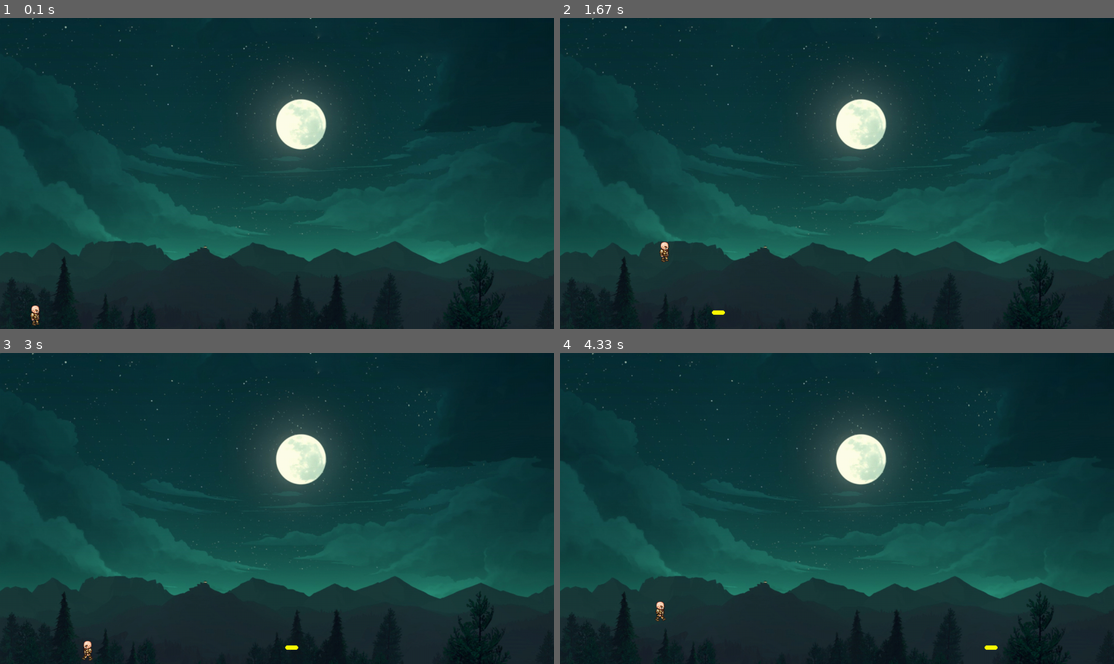
Above: before the commit, frames 1-4 (two rows, left to right).
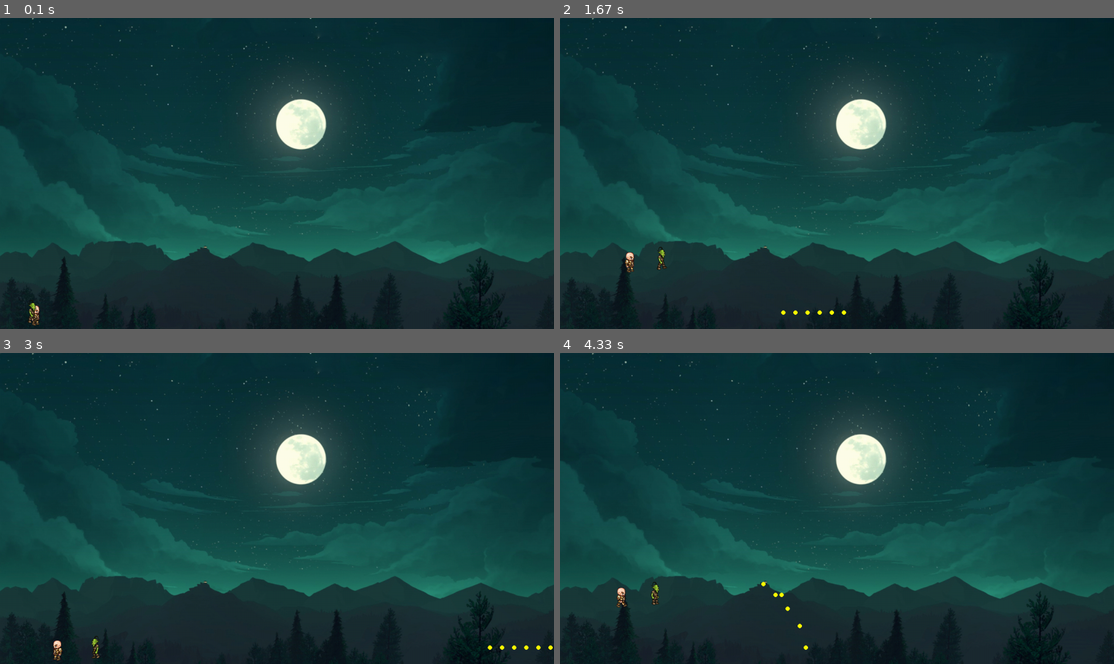
Above: after the commit, the same moments.

Repository: Ace5584/DragonBall-Combat-Game
Game: pygame game, started from Pygame/L1/main.py
The game is run twice, just before and just after one commit, with the same random seed, the same clock (stepped at 60 frames per second) and the same inputs.
Inputs:
- Up to frame 1 (0.1 s): no input
- Up to frame 2 (1.67 s): hold Q 0.33-0.8 s; hold Right 0.33-0.8 s; hold Right 0.83-1.3 s; hold D 0.83-1.3 s; hold Up 1.33-1.63 s; hold W 1.33-1.63 s
- Up to frame 3 (3 s): hold Right 1.67-2.13 s; hold D 1.67-2.13 s; tap Keypad Enter at 1.82 s; hold Left 2.17-2.7 s; hold A 2.17-2.7 s; hold Left from 2.73 s (still down); hold A from 2.73 s (still down)
- Up to frame 4 (4.33 s): release Left at 3.13 s; release A at 3.13 s; hold Q 3.17-3.53 s; hold Up 3.17-3.53 s; hold W 3.17-3.53 s; tap Keypad Enter at 3.32 s; hold Up 3.57-3.93 s; hold W 3.57-3.93 s; hold Right from 3.97 s (still down); hold D from 3.97 s (still down)

The runs differ from the first frame. In frame 1, less than 0.1% of the frame differs, in the area x 5-7%, y 91-99%; in frame 2, 0.3%; in frame 3, 0.3%; in frame 4, 0.3%, in the area x 10-79%, y 73-96%.

Commit message:
Two characters shows up on screen with flickering bug unsolved

Diff:
--- a/Pygame/L1/main.py
+++ b/Pygame/L1/main.py
@@ -9,17 +9,25 @@
 window = pygame.display.set_mode((screen_x, screen_y))
 pygame.display.set_caption("My Game")
 
-run = True
-
 walkRight = [pygame.image.load('R1.png'), pygame.image.load('R2.png'), pygame.image.load('R3.png'),
              pygame.image.load('R4.png'), pygame.image.load('R5.png'), pygame.image.load('R6.png'),
              pygame.image.load('R7.png'), pygame.image.load('R8.png'), pygame.image.load('R9.png'), ]
 walkLeft = [pygame.image.load('L1.png'), pygame.image.load('L2.png'), pygame.image.load('L3.png'),
             pygame.image.load('L4.png'), pygame.image.load('L5.png'), pygame.image.load('L6.png'),
             pygame.image.load('L7.png'), pygame.image.load('L8.png'), pygame.image.load('L9.png')]
-for x in range(3):
+c2_walkLeft = [pygame.image.load('L1E.png'), pygame.image.load('L2E.png'), pygame.image.load('L3E.png'),
+            pygame.image.load('L4E.png'), pygame.image.load('L5E.png'), pygame.image.load('L6E.png'),
+            pygame.image.load('L7E.png'), pygame.image.load('L8E.png')]
+c2_walkRight = [pygame.image.load('R1E.png'), pygame.image.load('R2E.png'), pygame.image.load('R3E.png'),
+            pygame.image.load('R4E.png'), pygame.image.load('R5E.png'), pygame.image.load('R6E.png'),
+            pygame.image.load('R7E.png'), pygame.image.load('R8E.png')]
+
+for x in range(4):
     walkRight = walkRight + walkRight
     walkLeft = walkLeft + walkLeft
+    c2_walkRight = c2_walkRight + c2_walkRight
+    c2_walkLeft = c2_walkLeft + c2_walkLeft
+    print("A")
 bg = pygame.image.load('bg.jpg')
 idle = pygame.image.load('standing.png')
 
@@ -39,21 +47,37 @@
         self.jump = False
         self.jump_count = 10
 
-    def draw(self, win):
-        if walking:
-            if self.walk_count + 1 >= 216:
-                self.walk_count = 0
-            elif self.left:
-                win.blit(walkLeft[round(self.walk_count // 3)], (self.x, self.y))
-                self.walk_count += 1
-            elif self.right:
-                win.blit(walkRight[round(self.walk_count // 3)], (self.x, self.y))
-                self.walk_count += 1
-        else:
-            if self.left:
-                win.blit(walkLeft[0], (self.x, self.y))
+    def draw(self, win, character):
+        if character == 1:
+            if walking:
+                if self.walk_count + 1 >= 144:
+                    self.walk_count = 0
+                elif self.left:
+                    win.blit(walkLeft[round(self.walk_count // 3)], (self.x, self.y))
+                    self.walk_count += 1
+                elif self.right:
+                    win.blit(walkRight[round(self.walk_count // 3)], (self.x, self.y))
+                    self.walk_count += 1
             else:
-                win.blit(walkRight[0], (self.x, self.y))
+                if self.left:
+                    win.blit(walkLeft[0], (self.x, self.y))
+                else:
+                    win.blit(walkRight[0], (self.x, self.y))
+        elif character == 2:
+            if walking:
+                if self.walk_count + 1 >= 128:
+                    self.walk_count = 0
+                elif self.left:
+                    win.blit(c2_walkLeft[round(self.walk_count // 3)], (self.x, self.y))
+                    self.walk_count += 1
+                elif self.right:
+                    win.blit(c2_walkRight[round(self.walk_count // 3)], (self.x, self.y))
+                    self.walk_count += 1
+            else:
+                if self.left:
+                    win.blit(c2_walkLeft[0], (self.x, self.y))
+                else:
+                    win.blit(c2_walkRight[0], (self.x, self.y))
 
 
 class projectile():
@@ -66,69 +90,89 @@
     def shoot_bullet(self, win):
         pygame.draw.circle(win, (255, 255, 0), (self.x, self.y), 5)
 
+def movement(player, wasd):
+    global bullets
+    global bullet_count
+    global walking
+    global shooting_direction
+    for bullet in bullets:
+        if 0 < bullet.x < screen_x:
+            bullet.x += bullet.vol
+        else:
+            bullets.pop(bullets.index(bullet))
+    keys = pygame.key.get_pressed()
+    if wasd:
+        key_shoot = keys[pygame.K_q]
+        key_left = keys[pygame.K_a]
+        key_right = keys[pygame.K_d]
+        key_up = keys[pygame.K_w]
+    else:
+        key_shoot = keys[pygame.K_KP_ENTER]
+        key_left = keys[pygame.K_LEFT]
+        key_right = keys[pygame.K_RIGHT]
+        key_up = keys[pygame.K_UP]
+
+    if key_shoot:
+        if player.left:
+            shooting_direction = -1
+        else:
+            shooting_direction = 1
+        if len(bullets) < 6:
+            bullets.append(projectile(round(p1.x + p1.width / 2), round(p1.y + p1.height / 2), shooting_direction))
+
+    if key_left and player.x > player.vol:
+        player.x -= player.vol
+        player.left = True
+        player.right = False
+        walking = True
+    elif key_right and player.x < screen_x - player.vol - player.width:
+        player.x += player.vol
+        player.left = False
+        player.right = True
+        walking = True
+    else:
+        walking = False
+        p1.walk_count = 0
+    if not player.jump:
+        if key_up:
+            player.jump = True
+            player.right = False
+            player.left = False
+            p1.walk_count = 0
+    else:
+        if player.jump_count >= -10:
+            n = 1
+            if player.jump_count < 0:
+                n = -1
+            player.y -= player.jump_count ** 2 / 2 * n
+            player.jump_count -= 1
+        else:
+            player.jump = False
+            player.jump_count = 10
 
 def redraw_window():
     clock.tick(27)
     window.blit(bg, (0, 0))
-    p1.draw(window)
+    p1.draw(window, 1)
+    p2.draw(window, 2)
     for z in bullets:
         z.shoot_bullet(window)
     pygame.display.update()
 
 
 p1 = player(50, 650, 64, 64)
+p2 = player(50, 650, 64, 64)
 bullets = []
 bullet_count = 0
 
+run = True
 while run:
-    pygame.time.delay(60)
     for event in pygame.event.get():
         if event.type == pygame.QUIT:
             run = False
-    for bullet in bullets:
-        if 0 < bullet.x < screen_x:
-            bullet.x += bullet.vol
-        else:
-            bullets.pop(bullets.index(bullet))
-    keys = pygame.key.get_pressed()
-
-    if keys[pygame.K_q] or keys[pygame.K_SPACE]:
-        if p1.left:
-            shooting_direction = -1
-        else:
-            shooting_direction = 1
-        if len(bullets) < 6:
-            bullets.append(projectile(round(p1.x + p1.width / 2), round(p1.y + p1.height / 2), shooting_direction))
-
-    if keys[pygame.K_a] and p1.x > p1.vol or keys[pygame.K_LEFT] and p1.x > p1.vol:
-        p1.x -= p1.vol
-        p1.left = True
-        p1.right = False
-        walking = True
-    elif keys[pygame.K_d] and p1.x < screen_x - p1.vol - p1.width or keys[pygame.K_RIGHT] and p1.x < screen_x - p1.vol - p1.width:
-        p1.x += p1.vol
-        p1.left = False
-        p1.right = True
-        walking = True
-    else:
-        walking = False
-        p1.walk_count = 0
-    if not p1.jump:
-        if keys[pygame.K_UP] or keys[pygame.K_w]:
-            p1.jump = True
-            right = False
-            left = False
-            p1.walk_count = 0
-    else:
-        if p1.jump_count >= -10:
-            n = 1
-            if p1.jump_count < 0:
-                n = -1
-            p1.y -= p1.jump_count ** 2 / 2 * n
-            p1.jump_count -= 1
-        else:
-            p1.jump = False
-            p1.jump_count = 10
+    movement(p1, True)
+    movement(p2, False)
+    pygame.time.delay(60)
     redraw_window()
 
 pygame.quit()
